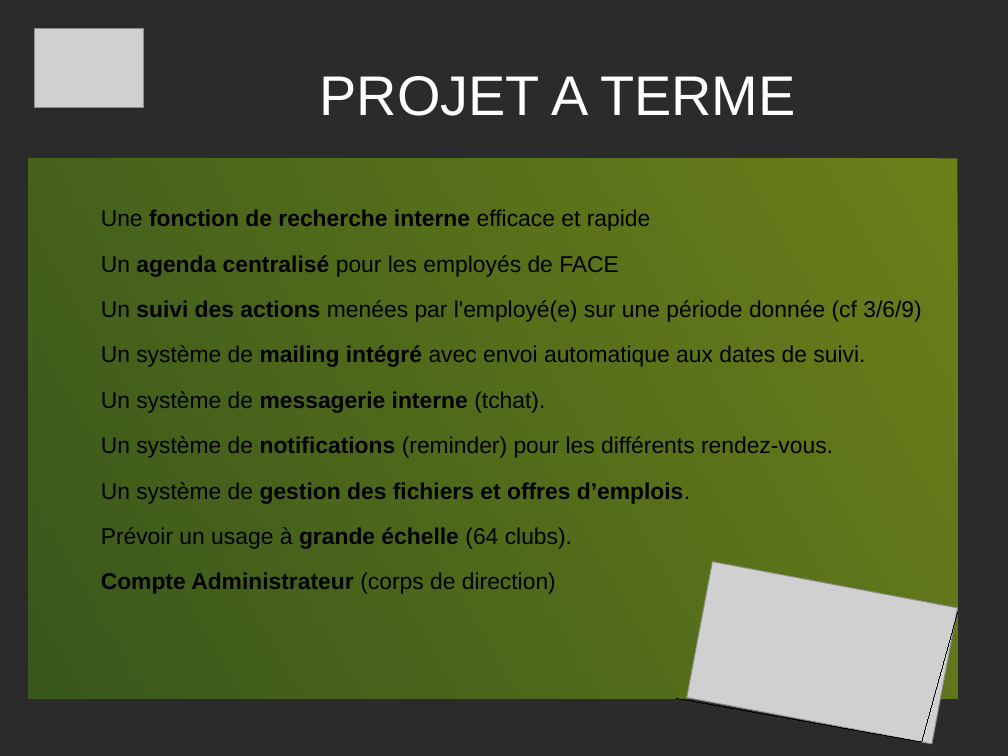
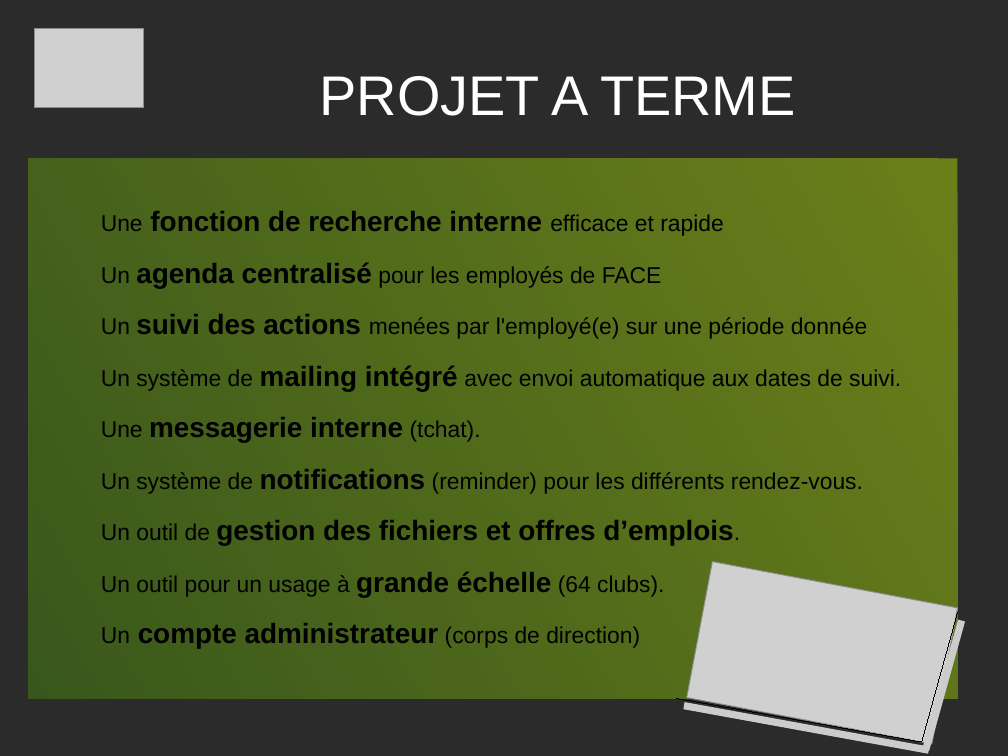
Before and after one commit to PatdeMessac/projets_certif, a slide deck: slide 4 of FACE/Presentation_projet.odp. Drawn at 1008x756 pixels with LibreOffice and Linux fonts; fonts in the diff are those of the drawing; grey boxes stand for pictures; background and template pictures are left out; a plain dark background stands for a picture behind light text. Boxes give left, top, right and bottom in pixels: in the first picture for what was removed or moved away, otherwise in the second. Text is boxed around its words. In the diff, an @@ line names an element or a change of style, - is before the commit and + after.

```diff
--- a/FACE/Presentation_projet.odp
+++ b/FACE/Presentation_projet.odp
@@ text at [101,211,901,494]: size 18 to 22 pt in "fonction de recherche interne", "agenda centralisé", "mailing intégré", "notifications" @@
@@ text at [101,314,867,339]: text changed @@
-Un suivi des actions menées par l'employé(e) sur une période donnée (cf 3/6/9)
+Un suivi des actions menées par l'employé(e) sur une période donnée
@@ text at [101,417,481,442]: text changed; size 18 to 22 pt; bold on @@
-Un système de messagerie interne (tchat).
+Une messagerie interne (tchat).
@@ text at [101,520,733,648]: text changed; size 18 to 22 pt @@
-Un système de gestion des fichiers et offres d’emplois.
-Prévoir un usage à grande échelle (64 clubs).
-Compte Administrateur (corps de direction)
+Un outil de gestion des fichiers et offres d’emplois.
+Un outil pour un usage à grande échelle (64 clubs).
+Un compte administrateur (corps de direction)
@@ line added from (962, 621) to (926, 750), #CCCCCC 5.67 pt @@
@@ line added from (684, 706) to (929, 750), #CCCCCC 5.67 pt @@
```
Also in this commit, not shown: 5 other slides changed, 2 other files.
